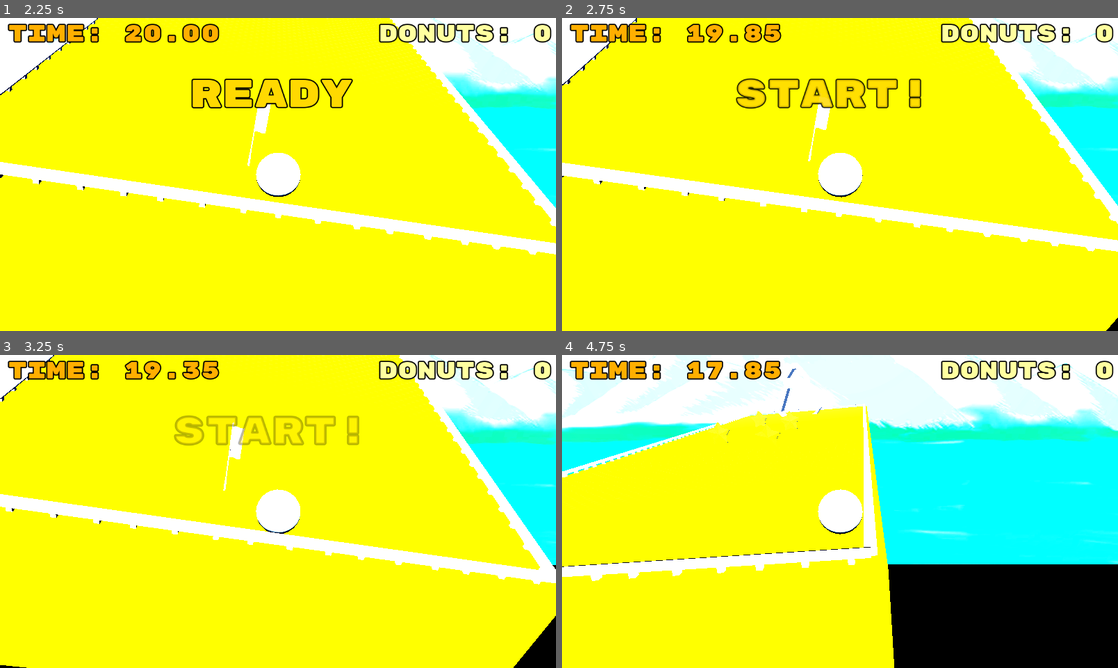
Above: before the commit, frames 1-4 (two rows, left to right).
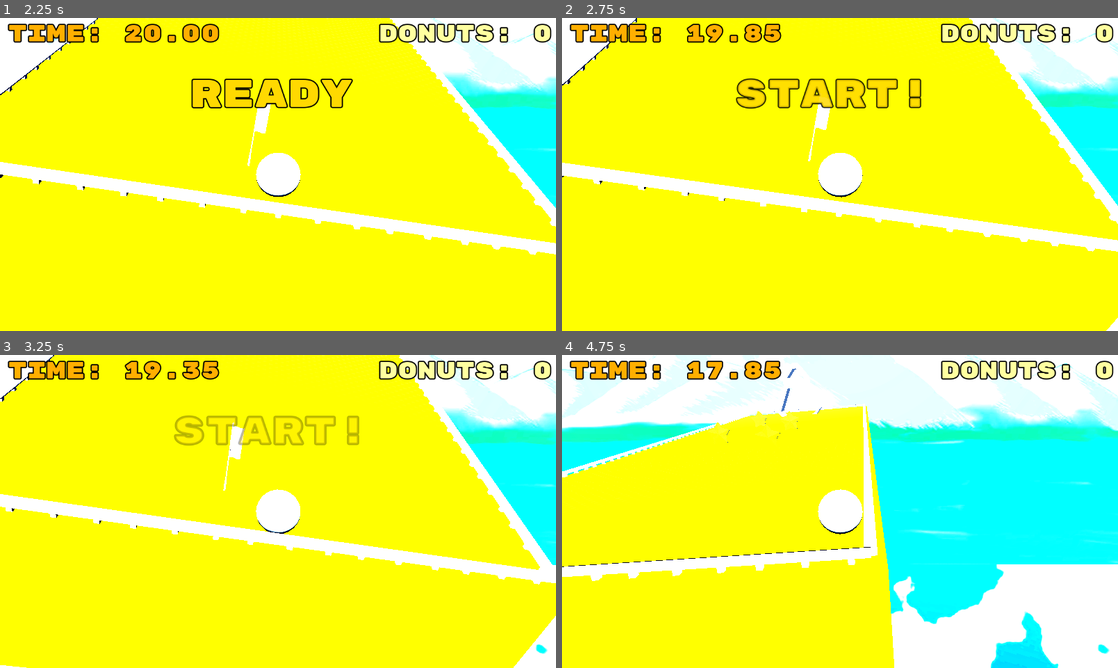
Above: after the commit, the same moments.

Repository: fozzedout/Super-Rolly-Ball
Game: Godot game, scene res://Scenes/MainMenu.tscn
Two runs of this game, one before a commit and one after it. Both use one fixed random seed, a clock stepped at 60 frames per second and the inputs below.
Inputs:
- Up to frame 1 (2.25 s): click "Start" at 0.5 s; tap Enter at 1.25 s; hold D (Move_Right) 1.28-2.03 s; tap Space at 2 s; hold S (Move_Down) from 2.03 s (still down)
- Up to frame 2 (2.75 s): keep holding S (Move_Down)
- Up to frame 3 (3.25 s): release S (Move_Down) at 2.78 s; hold D (Move_Right) from 2.78 s (still down)
- Up to frame 4 (4.75 s): release D (Move_Right) at 3.53 s; hold W (Move_Up) 3.53-4.28 s; hold A (Move_Left) from 4.28 s (still down)

Frame 1 is identical in both runs. In frame 2, less than 0.1% of the frame differs, in the area x 97-100%, y 95-100%; in frame 3, 0.7%; in frame 4, 14%, in the area x 58-100%, y 66-100%.

Commit message:
Skyboxpatch
should be better suited to the camera angle :)

Diff:
--- a/TatScenes/skybox.tscn
+++ b/TatScenes/skybox.tscn
@@ -12,6 +12,7 @@
 background_mode = 2
 background_color = Color(0.00447858, 0.00638158, 0.0458453, 1)
 sky = SubResource("Sky_1noyv")
+sky_rotation = Vector3(3.14159, 3.48787e-16, 3.48787e-16)
 ambient_light_source = 1
 ambient_light_color = Color(0.0316549, 0.0316549, 0.0316549, 1)
 ambient_light_energy = 7.48
